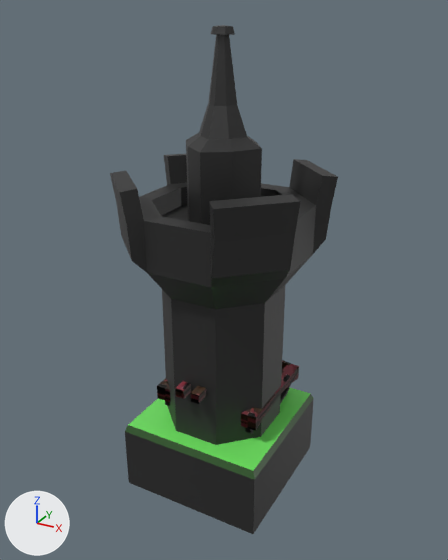
Renders of the FBX model Assets/Obj/Kin3DPack.fbx from each side of a commit.
The view is the same before and after, from a 50 mm lens placed at (1.8, -3.25, 2.64), pointed at (0.01, 0.0, 1.01). The lights are fixed; the arrows at lower left show +X, +Y and +Z. Where no turn or scale is listed for an object, it has been applied to the vertices.

Objects in the first picture: 'Tank1', 'Tile', 'Tour'.
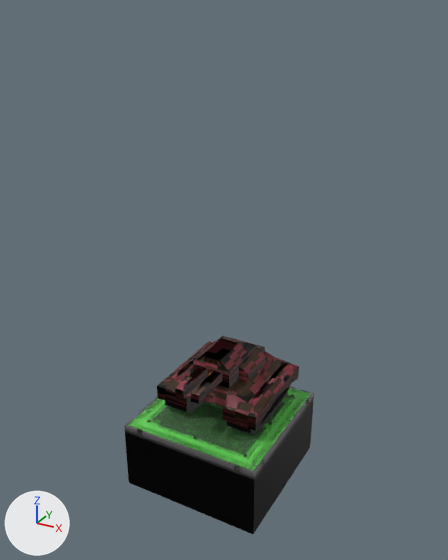
Pixel boxes (x1, y1, x2, y2) of what changed, in the pictures (448 x 560 px):
'Tour', deleted (black): before (110, 25, 338, 445)
'Tile1', added: after (125, 389, 313, 531)
    faces in mat_mchenille (black #272727): (125, 403, 313, 531)
    faces in mat_matmetal (dark grey #6d6d6d): (132, 389, 308, 470)
'Tile2', added: after (124, 386, 314, 533)
    faces in mat_mchenille (black #272727): (126, 413, 313, 533)
    faces in mat_matmetal (dark grey #6d6d6d): (124, 386, 314, 477)
    faces in mat_matdarkmetal (black #3f3c3d): (125, 397, 314, 490)
'TileBonus', added (black): after (127, 388, 314, 534)
    faces in mat_mchenille (black #272727): (127, 399, 314, 534)
    faces in mat_floor (green #72e764): (137, 388, 306, 471)
'Tile', unchanged, covered by the edit: before (125, 388, 314, 534); after (125, 388, 312, 532)
'Tank1', unchanged, uncovered by the edit: before (157, 360, 299, 434); after (157, 336, 299, 434)

What changed in the scene script:
```text
Add mat_matdarkmetal:
    mat_matdarkmetal = principled_material('matDarkMetal')
    mat_matdarkmetal.base_color = (0.0495, 0.0455, 0.0468)  # black #3f3c3d
    mat_matdarkmetal.metallic = 0.485
Add mat_matmetal:
    mat_matmetal = principled_material('matMetal')
    mat_matmetal.base_color = (0.152, 0.152, 0.152)  # dark grey #6d6d6d
    mat_matmetal.metallic = 0.515
Add me_cube_007:
    me_cube_007.from_pydata(...)  # 352 vertices, 350 faces; spans x -0.5..0.5, y -0.5..0.5, z -0.499..0.012
    # faces by material slot: [117, 68, 165]
    me_cube_007.materials.append(mat_mchenille)  # black #272727
    me_cube_007.materials.append(mat_matdarkmetal)  # black #3f3c3d
    me_cube_007.materials.append(mat_matmetal)  # dark grey #6d6d6d
Add me_cube_009:
    me_cube_009.from_pydata(...)  # 144 vertices, 134 faces; spans x -0.5..0.5, y -0.5..0.5, z -0.5..0.0
    # faces by material slot: [45, 44, 45]
    me_cube_009.materials.append(mat_mchenille)  # black #272727
    me_cube_009.materials.append(mat_matdarkmetal)  # black #3f3c3d
    me_cube_009.materials.append(mat_matmetal)  # dark grey #6d6d6d
Add me_cube_008:
    me_cube_008.from_pydata(...)  # 184 vertices, 182 faces; spans x -0.5..0.5, y -0.5..0.5, z -0.499..0.001
    # faces by material slot: [45, 92, 20, 25]
    me_cube_008.materials.append(mat_mchenille)  # black #272727
    me_cube_008.materials.append(mat_floor)  # green #72e764
    me_cube_008.materials.append(mat_floor2)  # dark green #32582b
    me_cube_008.materials.append(mat_golden)  # orange #e79400
Remove ob_tour:
    ob_tour = bpy.data.objects.new('Tour', me_cylindre)
    ob_tour.location = (0.0, 0.0, 0.0)
Add ob_tile1:
    ob_tile1 = bpy.data.objects.new('Tile1', me_cube_007)
    ob_tile1.location = (0.0, 0.0, 0.0)
Add ob_tile2:
    ob_tile2 = bpy.data.objects.new('Tile2', me_cube_009)
    ob_tile2.location = (0.0, 0.0, 0.0)
Add ob_tilebonus:
    ob_tilebonus = bpy.data.objects.new('TileBonus', me_cube_008)
    ob_tilebonus.location = (0.0, 0.0, 0.0)
```
